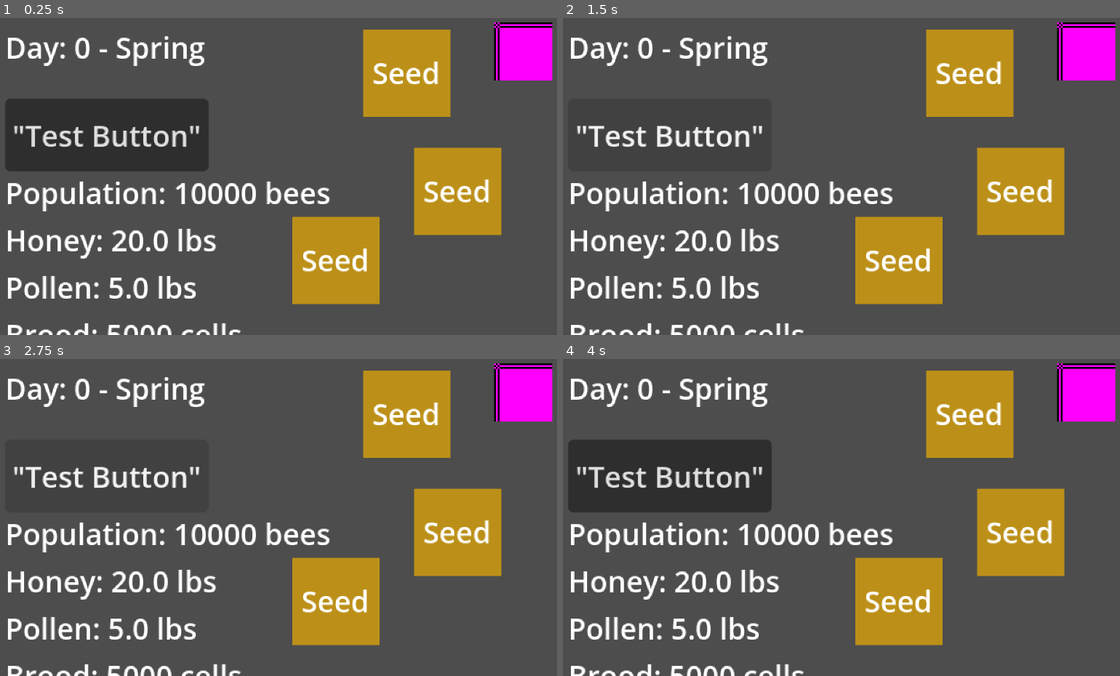
Above: before the commit, frames 1-4 (two rows, left to right).
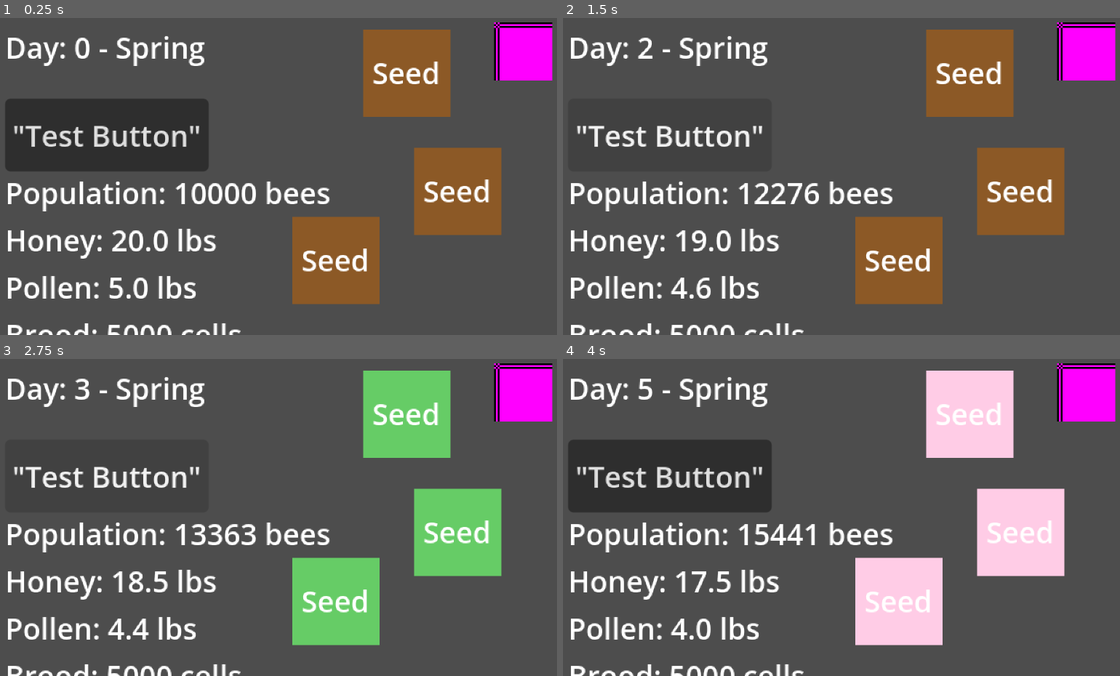
Above: after the commit, the same moments.

Repository: qLu-jML/beekeeperPro
Game: Godot game, scene res://scenes/main.tscn
Two runs of this game, one before a commit and one after it. Both use one fixed random seed, a clock stepped at 60 frames per second and the inputs below.
Inputs (mouse positions are in pixels of both pictures, inside the frame that each line leads up to):
- Up to frame 1 (0.25 s): no input
- Up to frame 2 (1.5 s): click "'Test Button'" at 0.5 s; click "'Test Button'" at 1.25 s
- Up to frame 3 (2.75 s): click "'Test Button'" at 2 s
- Up to frame 4 (4 s): tap Enter at 2.75 s; move the mouse to (1086, 393) at 2.77 s; click (1086, 393) at 2.92 s; tap Space at 3.5 s; move the mouse to (724, 530) at 3.52 s; click (724, 530) at 3.67 s

The runs differ from the first frame. In frame 1, 12% of the frame differs, in the area x 52-91%, y 3-91%; in frame 2, 13%; in frame 3, 13%; in frame 4, 13%, in the area x 13-91%, y 3-91%.
Error before the commit: Invalid call. Nonexistent function 'advance_day' in base 'Node2D'. (res://scripts/ui/hud.gd:46)
Error after the commit: Invalid assignment of property or key 'text' with value of type 'String' on a base object of type 'null instance'. (res://scripts/core/flower.gd:36)

Commit message:
attached flower script

Diff:
--- a/scenes/flowers/flowers.tscn
+++ b/scenes/flowers/flowers.tscn
@@ -1,6 +1,9 @@
 [gd_scene format=3 uid="uid://b1beifh2xohy4"]
 
+[ext_resource type="Script" uid="uid://cixdkd3ovbmgp" path="res://scripts/core/flower.gd" id="1_idgqj"]
+
 [node name="Flower" type="Node2D" unique_id=1992611820 groups=["flowers"]]
+script = ExtResource("1_idgqj")
 
 [node name="Placeholder" type="ColorRect" parent="." unique_id=1054087275]
 offset_right = 48.0
